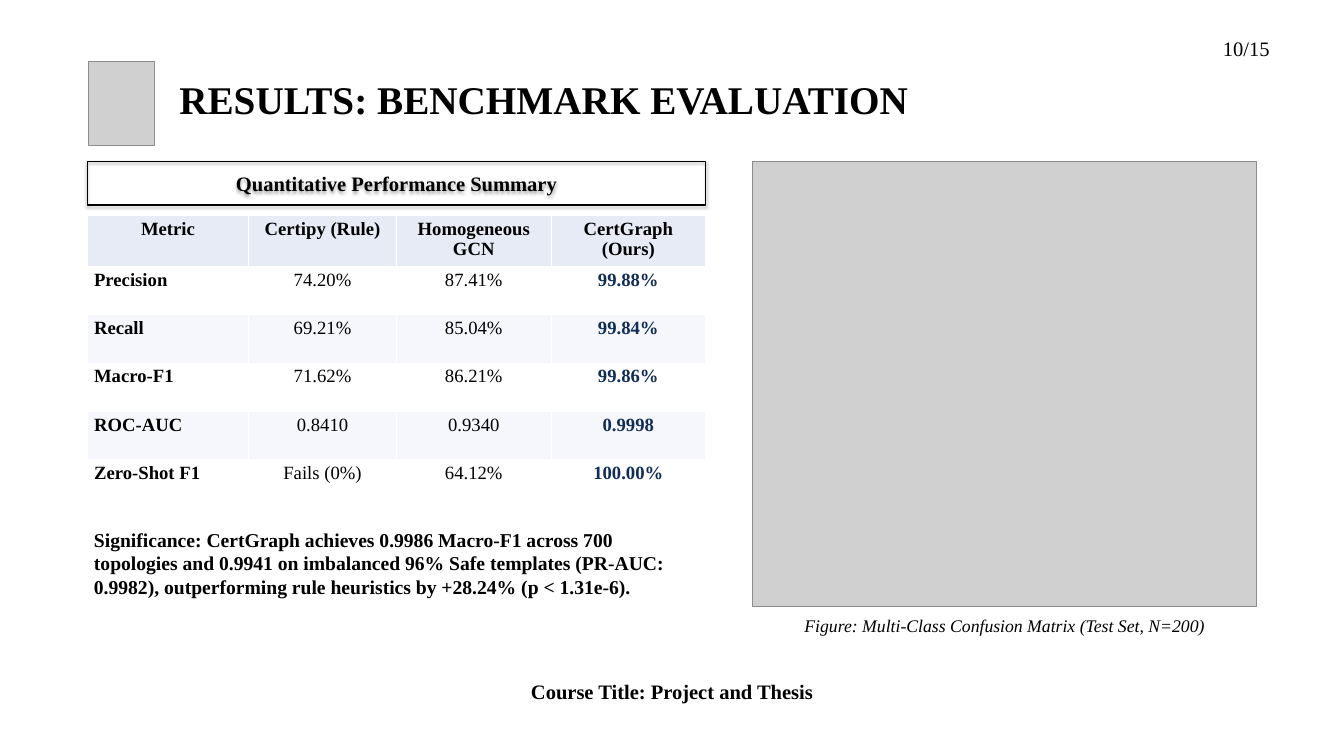
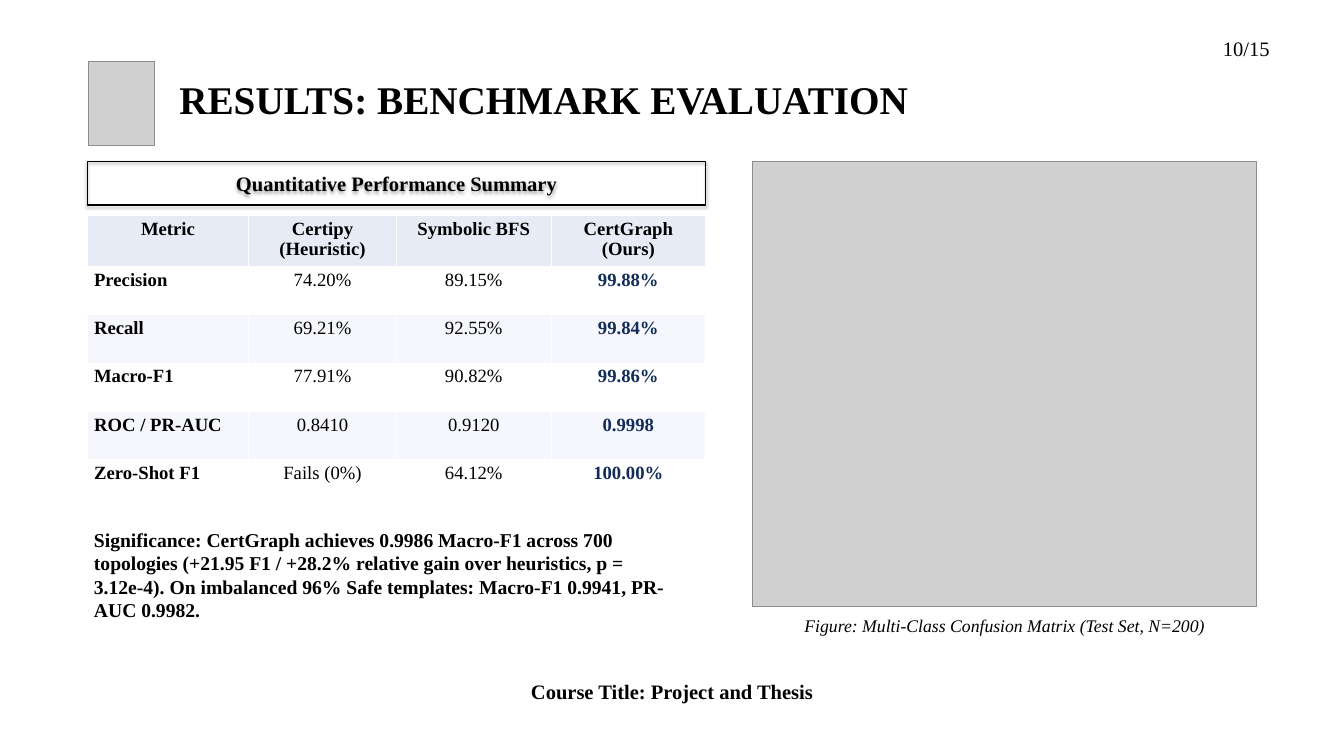
Before and after one commit to hasanshahriar32/GOAD, a slide deck: slide 10 of thesis_paper/certgraph_thesis_defense.pptx. Drawn at 1344x756 pixels with LibreOffice and Linux fonts; fonts in the diff are those of the drawing; grey boxes stand for pictures; background and template pictures are left out. Boxes give left, top, right and bottom in pixels: in the first picture for what was removed or moved away, otherwise in the second. Text is boxed around its words. In the diff, an @@ line names an element or a change of style, - is before the commit and + after.

```diff
--- a/thesis_paper/certgraph_thesis_defense.pptx
+++ b/thesis_paper/certgraph_thesis_defense.pptx
@@ table at (87, 215, 706, 504) @@
-row 1, column 2: Certipy (Rule)
+row 1, column 2: Certipy (Heuristic)
-row 1, column 3: Homogeneous GCN
+row 1, column 3: Symbolic BFS
-row 2, column 3: 87.41%
+row 2, column 3: 89.15%
-row 3, column 3: 85.04%
+row 3, column 3: 92.55%
-row 4, column 2: 71.62%
+row 4, column 2: 77.91%
-row 4, column 3: 86.21%
+row 4, column 3: 90.82%
-row 5, column 1: ROC-AUC
+row 5, column 1: ROC / PR-AUC
-row 5, column 3: 0.9340
+row 5, column 3: 0.9120
@@ text at (94, 533, 664, 618): text changed @@
-Significance: CertGraph achieves 0.9986 Macro-F1 across 700 topologies and 0.9941 on imbalanced 96% Safe templates (PR-AUC: 0.9982), outperforming rule heuristics by +28.24% (p < 1.31e-6).
+Significance: CertGraph achieves 0.9986 Macro-F1 across 700 topologies (+21.95 F1 / +28.2% relative gain over heuristics, p = 3.12e-4). On imbalanced 96% Safe templates: Macro-F1 0.9941, PR-AUC 0.9982.
```
Also in this commit, not shown: 10 other slides changed, 2 other files.
